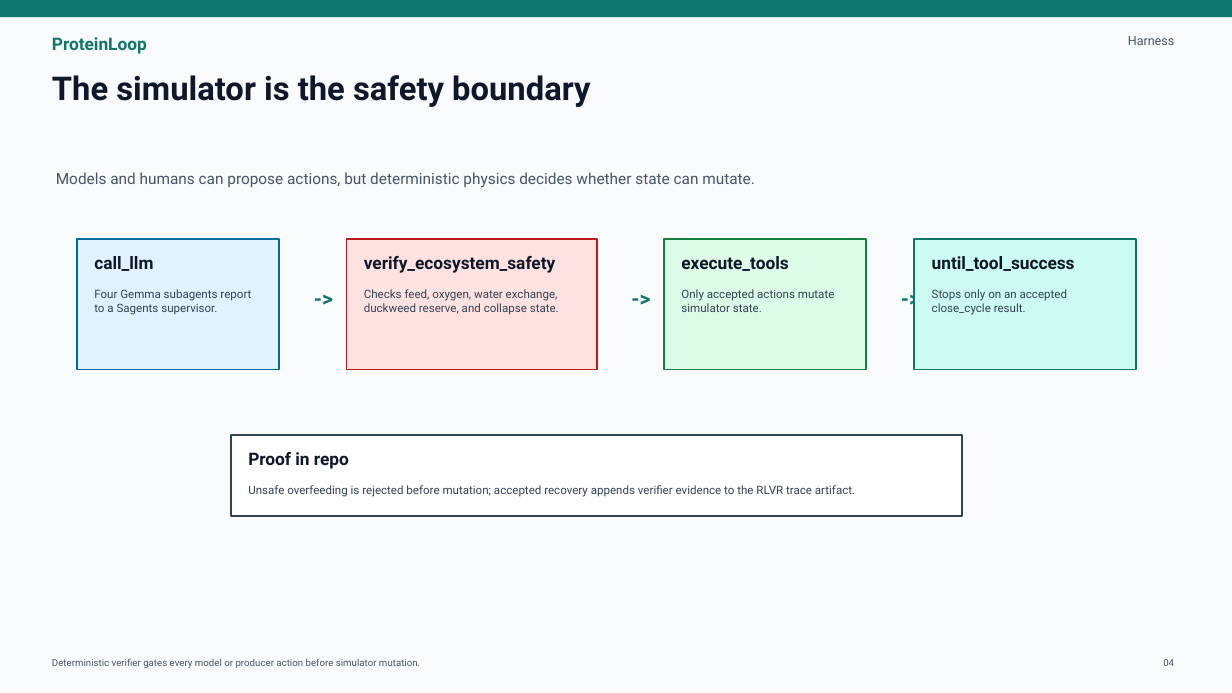
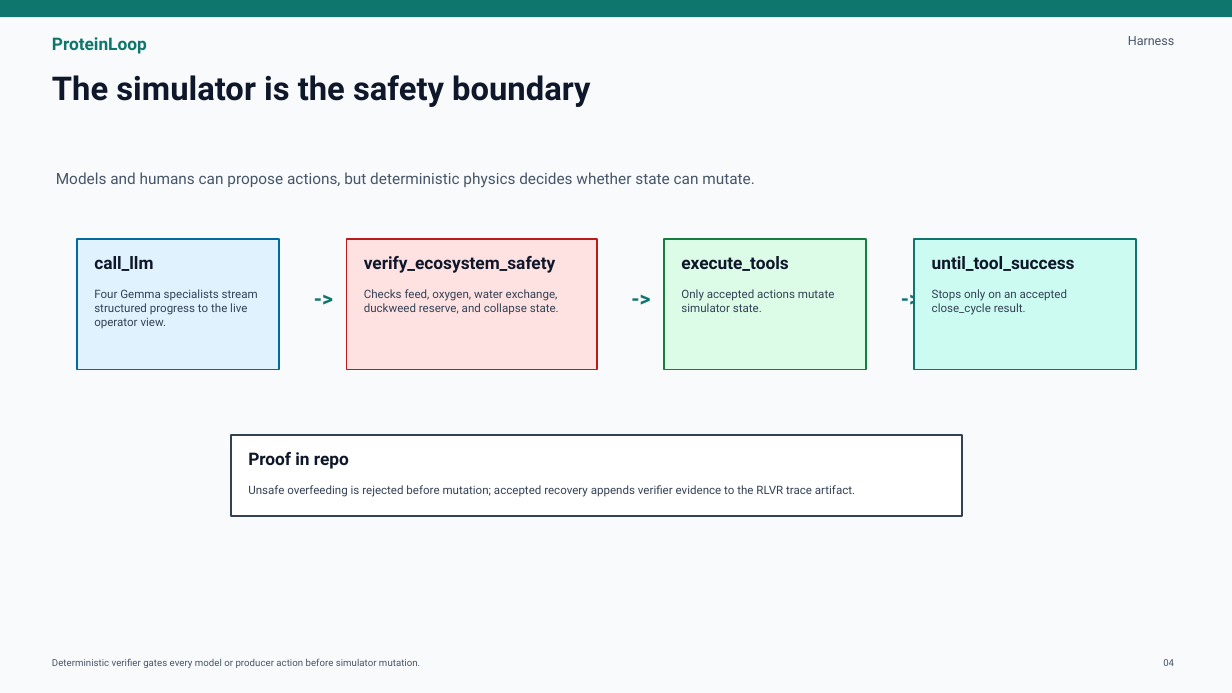
Before and after one commit to Anarpego/ProteinLoop, a slide deck: slide 4 of submission/proteinloop-hackathon-deck.pptx. Drawn at 1232x693 pixels with LibreOffice and Linux fonts; fonts in the diff are those of the drawing. Boxes give left, top, right and bottom in pixels: in the first picture for what was removed or moved away, otherwise in the second. Text is boxed around its words. In the diff, an @@ line names an element or a change of style, - is before the commit and + after.

Commit message:
feat: show live agent activity

```diff
--- a/submission/proteinloop-hackathon-deck.pptx
+++ b/submission/proteinloop-hackathon-deck.pptx
@@ text at [94, 289, 258, 328]: text changed @@
-Four Gemma subagents report to a Sagents supervisor.
+Four Gemma specialists stream structured progress to the live operator view.
```
Also in this commit, not shown: 3 other slides changed, 23 other files.
